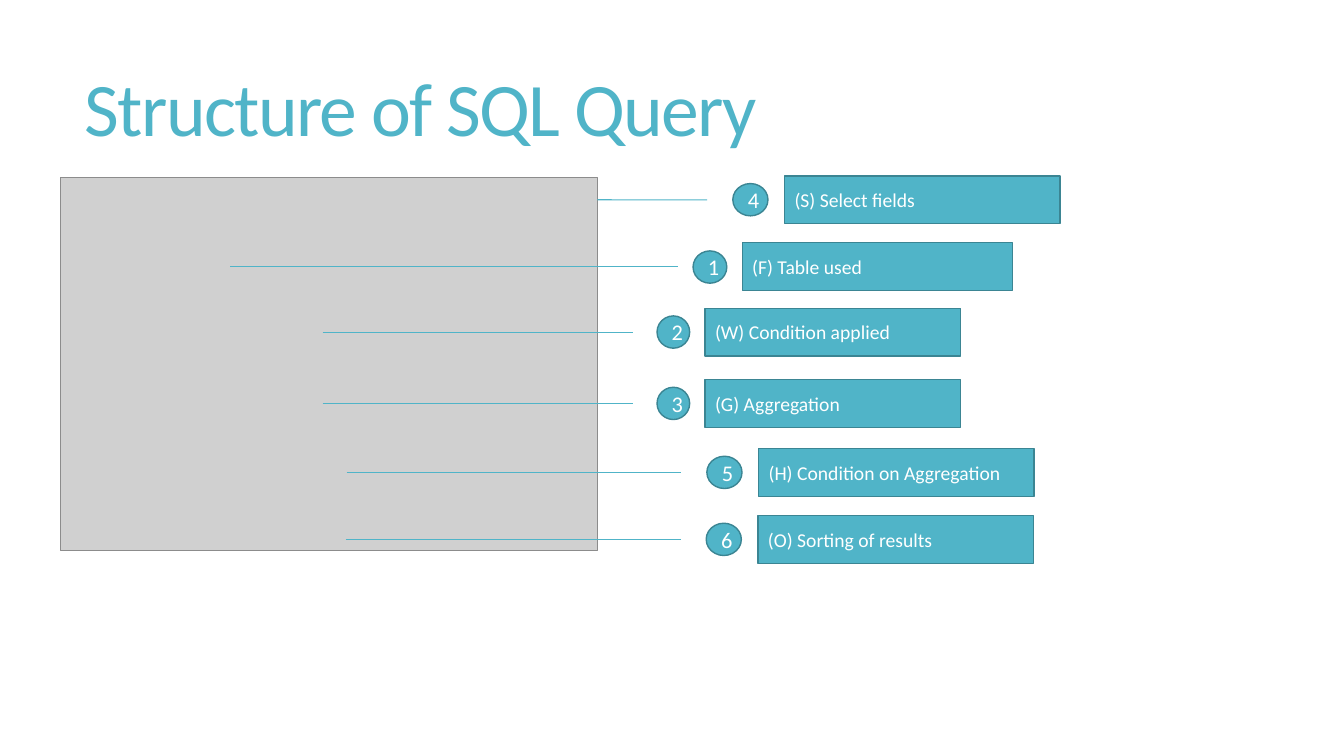
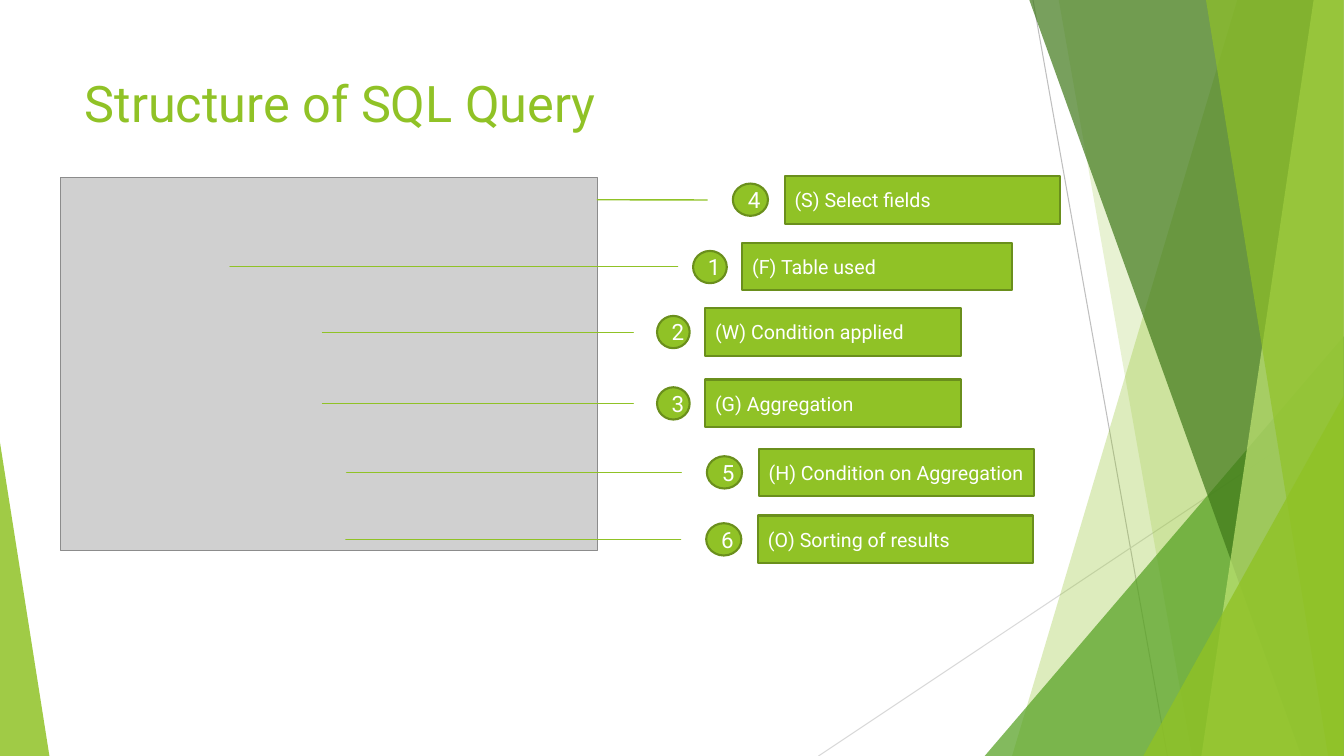
Before and after one commit to ubaid-shah/SQL-repository, a slide deck: slide 6 of SQL-Introduction.pptx (slide 9 before the commit). Drawn at 1344x756 pixels with LibreOffice and Linux fonts; fonts in the diff are those of the drawing; grey boxes stand for pictures. Boxes give left, top, right and bottom in pixels: in the first picture for what was removed or moved away, otherwise in the second. Text is boxed around its words. In the diff, an @@ line names an element or a change of style, - is before the commit and + after.

```diff
--- a/SQL-Introduction.pptx
+++ b/SQL-Introduction.pptx
@@ title "Structure of SQL Query" at [85, 83, 595, 133]: size 54 to 36 pt, font Calibri to Roboto, text colour #50B4C8 to #90C226, letter spacing -1.2 to 0 pt; line spacing 0.85 to 1; vertical alignment middle to top @@
@@ line (598, 200) - (708, 200): stroke #50B4C8 0.75 pt to #90C226 1 pt @@
@@ line (230, 267) - (678, 267): stroke #50B4C8 0.75 pt to #90C226 1 pt @@
@@ line (323, 333) - (633, 333): stroke #50B4C8 0.75 pt to #90C226 1 pt @@
@@ line (323, 403) - (633, 403): stroke #50B4C8 0.75 pt to #90C226 1 pt @@
@@ group added at [0, 0, 1344, 756]: 5 freeform shapes, 3 triangles, 2 lines @@
@@ line (347, 473) - (682, 473): stroke #50B4C8 0.75 pt to #90C226 1 pt @@
@@ line (346, 539) - (681, 539): stroke #50B4C8 0.75 pt to #90C226 1 pt @@
@@ font Calibri to Roboto; fill #50B4C8 to #90C226; outline #3B8594 1 pt to #6B901C 1.5 pt in 12 elements at [694, 251, 727, 283], [742, 243, 1012, 290], [657, 316, 690, 348], [706, 309, 962, 356], [657, 387, 690, 419], [706, 380, 962, 427], [707, 457, 742, 489], [759, 449, 1034, 496], [733, 184, 768, 216], [784, 175, 1060, 223], [707, 523, 742, 556], [758, 515, 1033, 563] @@
```
Also in this commit, not shown: 5 other slides changed, 7 slides added, 3 slides removed, 5 other files.
